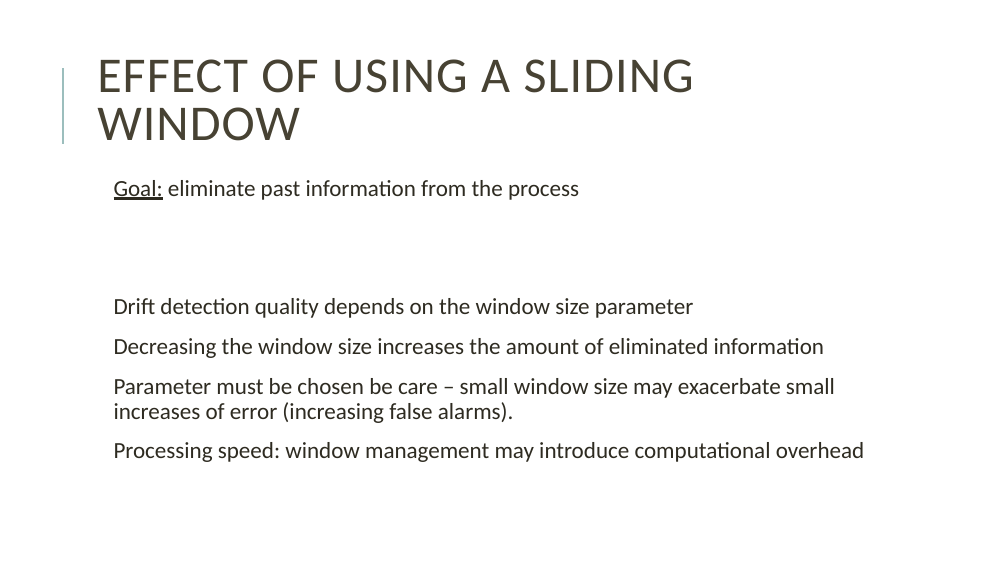
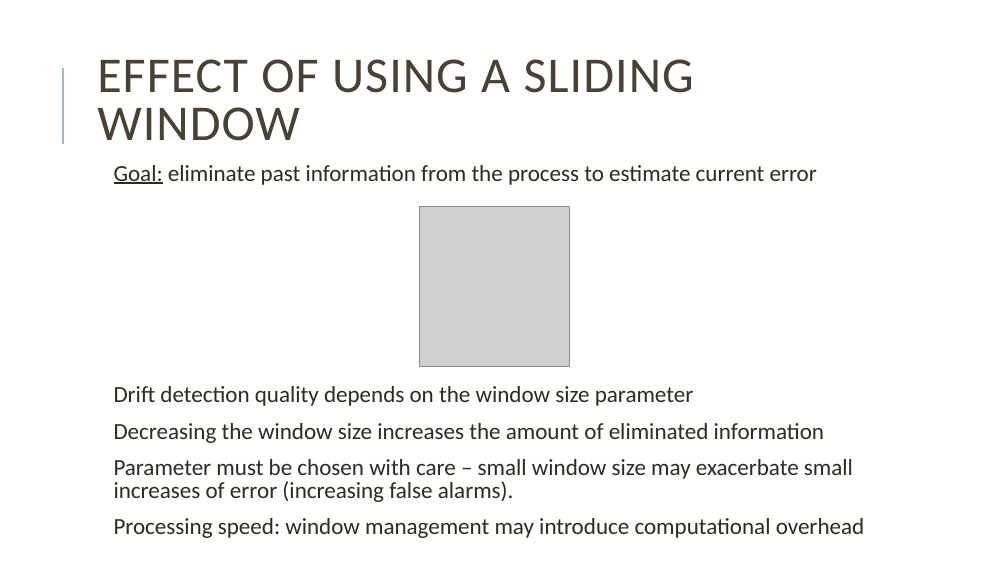
Before and after one commit to miguelFigSilva/dsm_SPC, a slide deck: slide 16 of presentation.pptx (slide 17 before the commit). Drawn at 1008x567 pixels with LibreOffice and Linux fonts; fonts in the diff are those of the drawing; grey boxes stand for pictures. Boxes give left, top, right and bottom in pixels: in the first picture for what was removed or moved away, otherwise in the second. Text is boxed around its words. In the diff, an @@ line names an element or a change of style, - is before the commit and + after.

```diff
--- a/presentation.pptx
+++ b/presentation.pptx
@@ text "Goal: eliminate past information from ...": place and size @@
-text "Goal: eliminate past information from ..." at [114, 180, 865, 462]
+text "Goal: eliminate past information from ..." at [114, 165, 865, 538]
@@ text at [114, 165, 817, 185]: text changed @@
-  Goal: eliminate past information from the process
+  Goal: eliminate past information from the process to estimate current error
@@ picture added at [419, 206, 569, 367] @@
@@ text at [114, 386, 865, 538]: line spacing 0.9 to 0.8 @@
@@ text at [114, 459, 853, 502]: text changed @@
-  Parameter must be chosen be care – small window size may exacerbate small increases of error (increasing false alarms).
+  Parameter must be chosen with care – small window size may exacerbate small increases of error (increasing false alarms).
```
Also in this commit, not shown: 12 other slides changed, 1 slide added, 2 slides removed, 2 other files.
